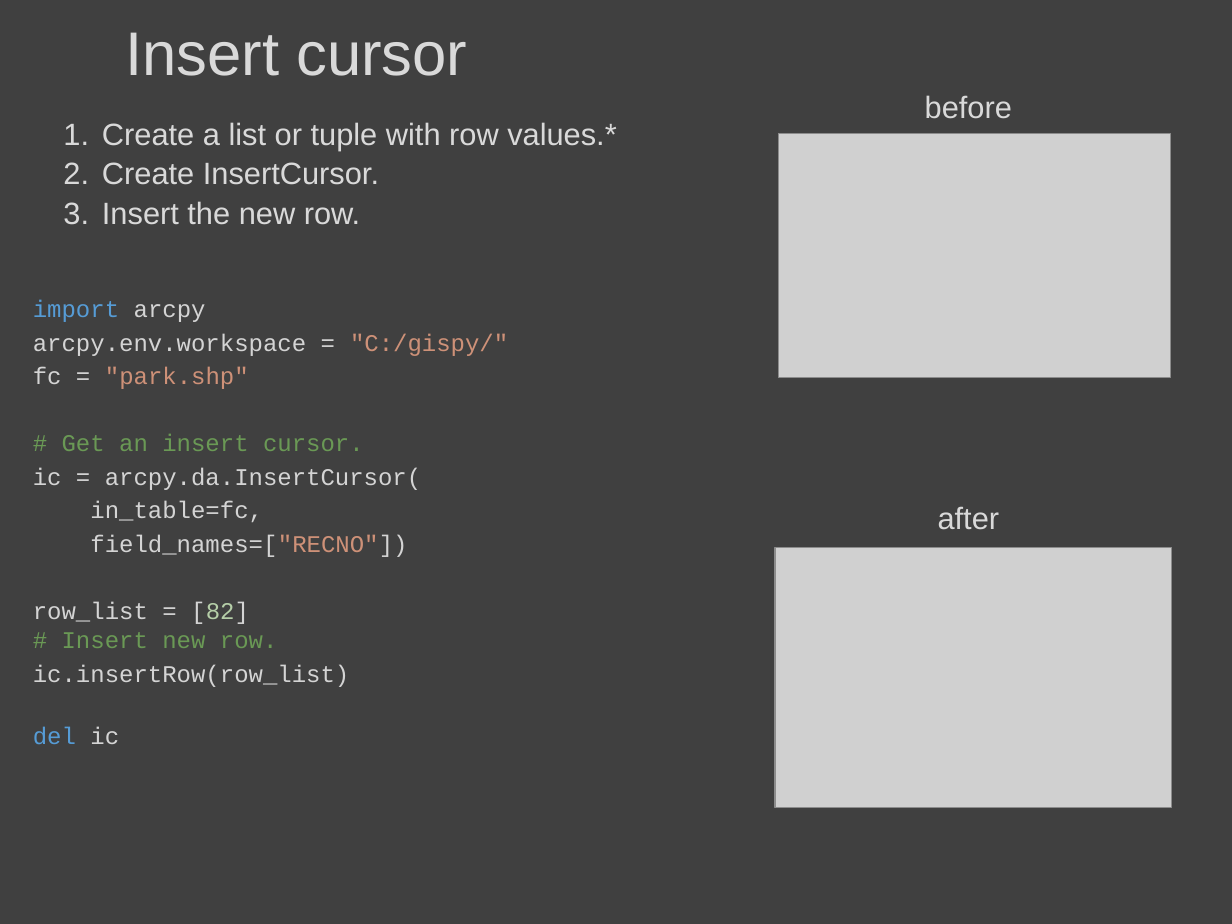
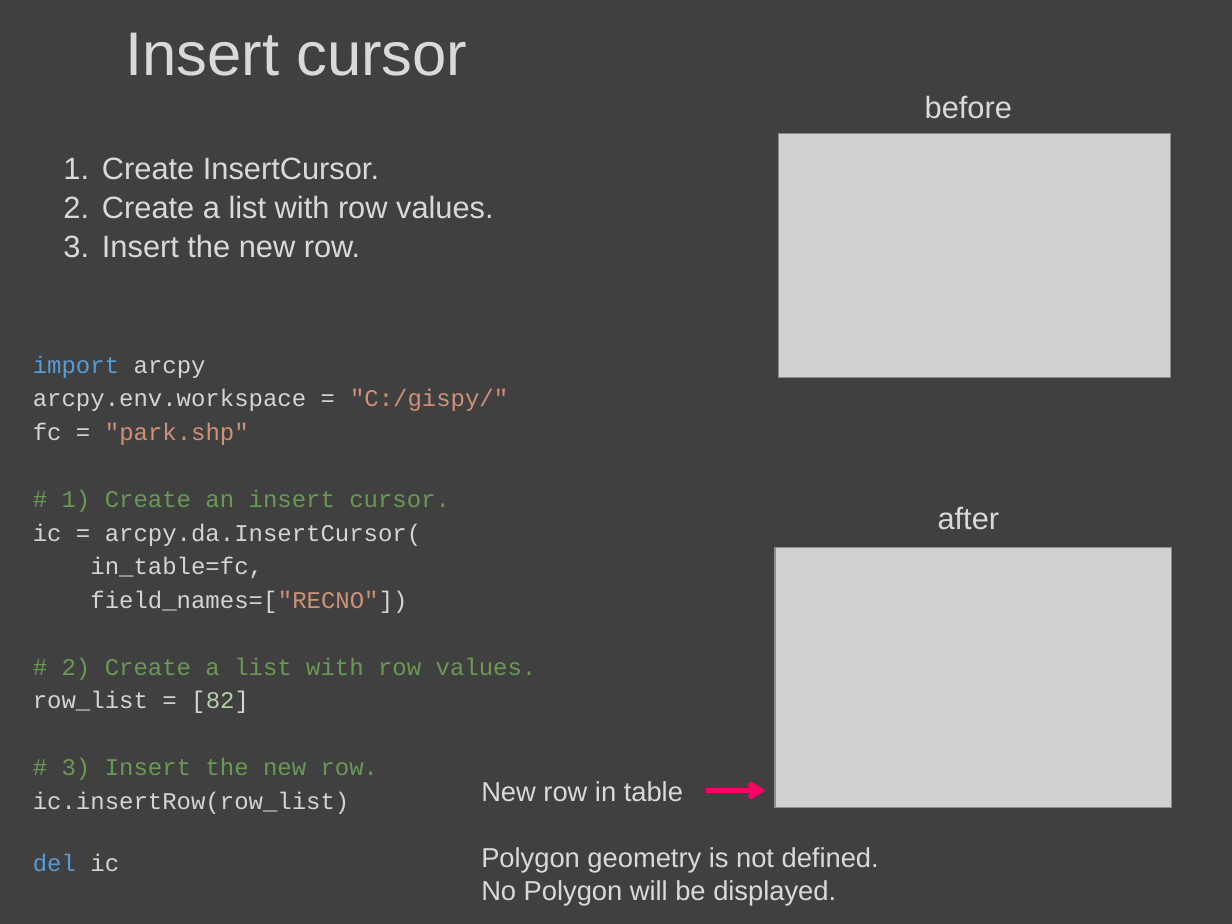
Before and after one commit to lgtateos/gis540, a slide deck: slide 95 of slides/cursors.pptx (slide 91 before the commit). Drawn at 1232x924 pixels with LibreOffice and Linux fonts; fonts in the diff are those of the drawing; grey boxes stand for pictures. Boxes give left, top, right and bottom in pixels: in the first picture for what was removed or moved away, otherwise in the second. Text is boxed around its words. In the diff, an @@ line names an element or a change of style, - is before the commit and + after.

```diff
--- a/slides/cursors.pptx
+++ b/slides/cursors.pptx
@@ text "Create InsertCursor.": place and size @@
-text "Create InsertCursor." at (102,122,616,225)
+text "Create InsertCursor." at (102,157,494,258)
@@ text at (102,122,616,151): paragraph removed @@
-  1. Create a list or tuple with row values.*
@@ text at (102,195,494,219): paragraph added @@
+  2. Create a list with row values.
@@ text "import arcpy": place and size @@
-text "import arcpy" at (33,300,508,744)
+text "import arcpy" at (33,355,537,871)
@@ text at (62,490,450,512): text changed @@
-# Get an insert cursor.
+# 1) Create an insert cursor.
@@ text at (33,658,537,780): text changed @@
-row_list = [82]
-# Insert new row.
+# 2) Create a list with row values.
+row_list = [82]
+# 3) Insert the new row.
@@ text added at (481,781,879,905), 16 pt, text #D9D9D9 @@
+New row in table
+Polygon geometry is not defined.
+No Polygon will be displayed.
@@ arrow added from (706, 791) to (765, 791), #FF0066 3 pt @@
```
Also in this commit, not shown: 12 other slides changed, 9 slides added, 3 slides removed.
